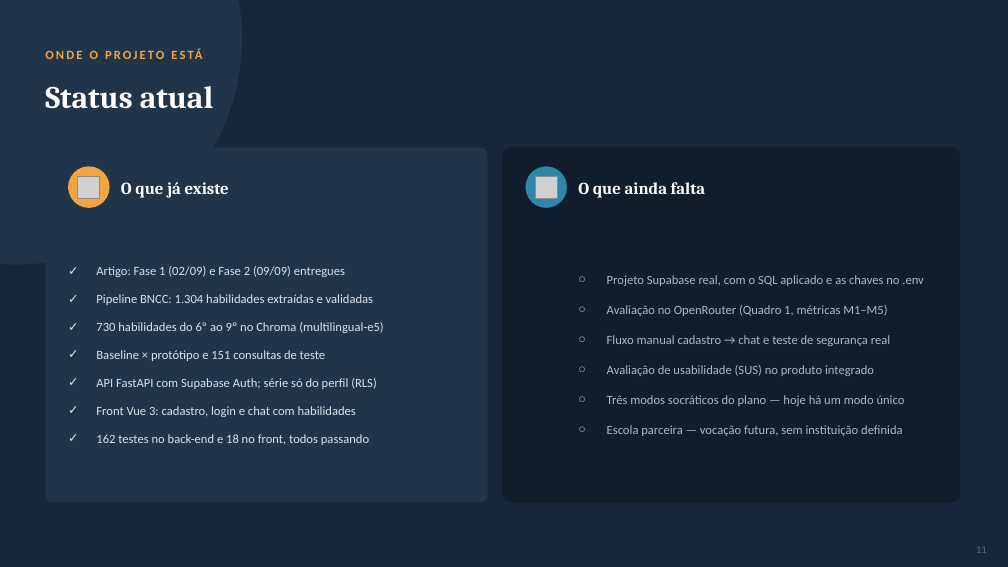
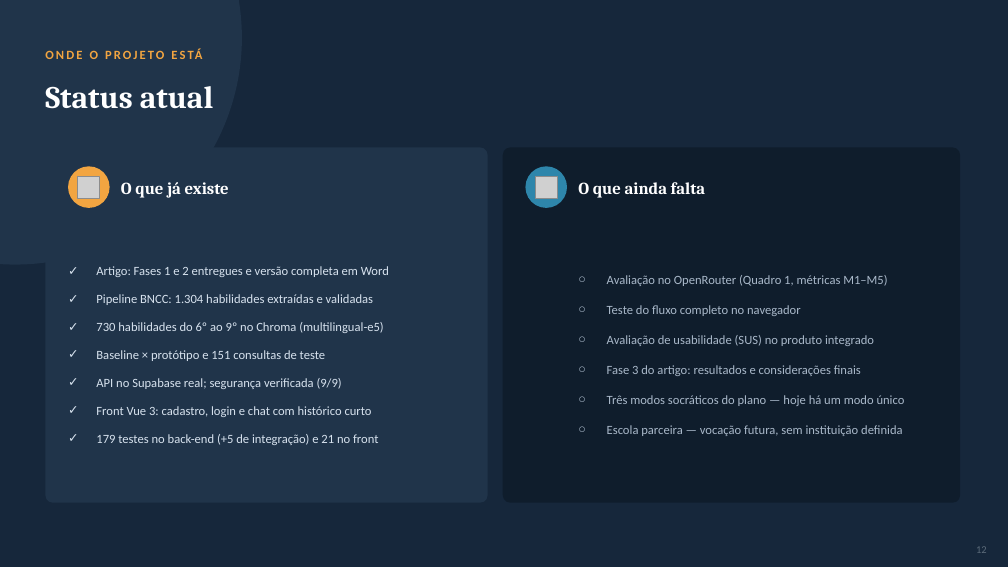
Before and after one commit to thiagoreis12/EducaChat, a slide deck: slide 12 of EducaChat_Apresentacao_Tecnica.pptx (slide 11 before the commit). Drawn at 1008x567 pixels with LibreOffice and Linux fonts; fonts in the diff are those of the drawing; grey boxes stand for pictures. Boxes give left, top, right and bottom in pixels: in the first picture for what was removed or moved away, otherwise in the second. Text is boxed around its words. In the diff, an @@ line names an element or a change of style, - is before the commit and + after.

```diff
--- a/EducaChat_Apresentacao_Tecnica.pptx
+++ b/EducaChat_Apresentacao_Tecnica.pptx
@@ text at bbox=[96, 266, 389, 277]: text changed @@
-✓ Artigo: Fase 1 (02/09) e Fase 2 (09/09) entregues
+✓ Artigo: Fases 1 e 2 entregues e versão completa em Word
@@ text at bbox=[607, 275, 924, 286]: paragraph removed @@
-○ Projeto Supabase real, com o SQL aplicado e as chaves no .env
@@ text at bbox=[607, 305, 801, 316]: text changed @@
-○ Fluxo manual cadastro → chat e teste de segurança real
+○ Teste do fluxo completo no navegador
@@ text at bbox=[96, 378, 378, 445]: text changed @@
-✓ API FastAPI com Supabase Auth; série só do perfil (RLS)
-✓ Front Vue 3: cadastro, login e chat com habilidades
-✓ 162 testes no back-end e 18 no front, todos passando
+✓ API no Supabase real; segurança verificada (9/9)
+✓ Front Vue 3: cadastro, login e chat com histórico curto
+✓ 179 testes no back-end (+5 de integração) e 21 no front
@@ text at bbox=[607, 365, 861, 376]: paragraph added @@
+○ Fase 3 do artigo: resultados e considerações finais
```
Also in this commit, not shown: 10 other slides changed, 1 slide added.
